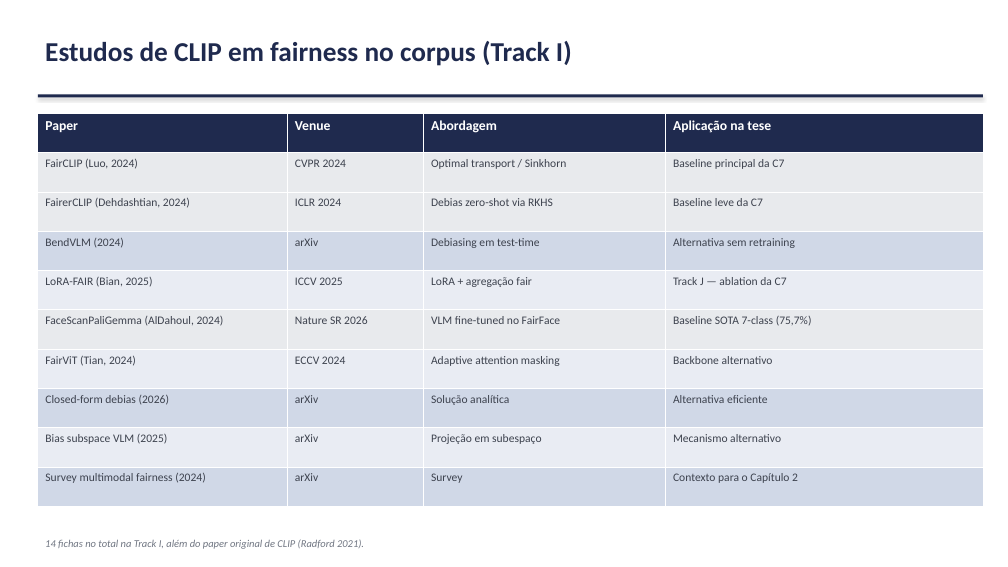
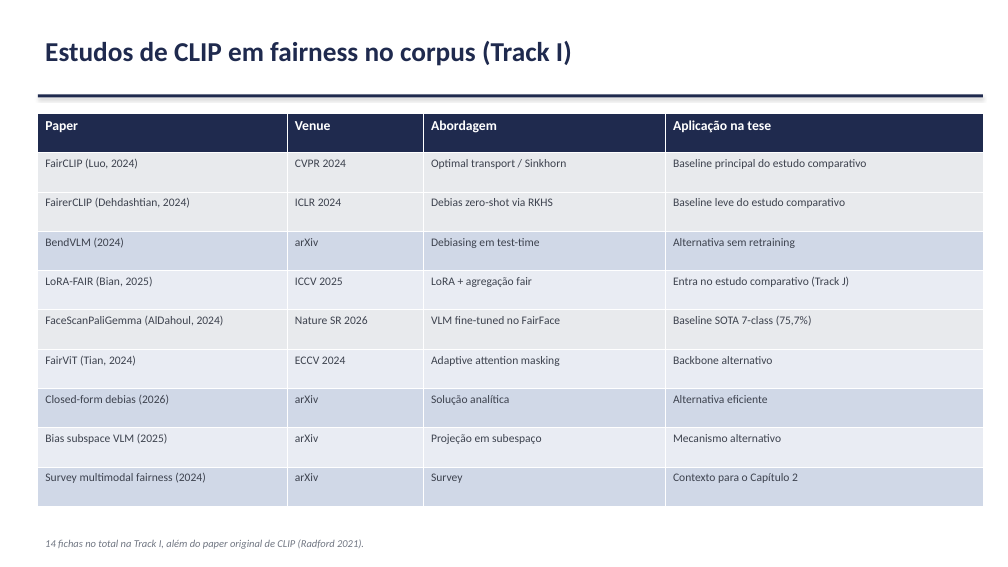
Before and after one commit to marcellozzetti/Facial-Recognition-Models-Mitigating-Bias, a slide deck: slide 13 of docs/ativo/material_reuniao_orientador_2026-06-15.pptx. Drawn at 1008x567 pixels with LibreOffice and Linux fonts; fonts in the diff are those of the drawing. Boxes give left, top, right and bottom in pixels: in the first picture for what was removed or moved away, otherwise in the second. Text is boxed around its words. In the diff, an @@ line names an element or a change of style, - is before the commit and + after.

```diff
--- a/docs/ativo/material_reuniao_orientador_2026-06-15.pptx
+++ b/docs/ativo/material_reuniao_orientador_2026-06-15.pptx
@@ table at (38, 113, 983, 507) @@
-row 2, column 4: Baseline principal da C7
+row 2, column 4: Baseline principal do estudo comparativo
-row 3, column 4: Baseline leve da C7
+row 3, column 4: Baseline leve do estudo comparativo
-row 5, column 4: Track J — ablation da C7
+row 5, column 4: Entra no estudo comparativo (Track J)
```
Also in this commit, not shown: 6 other slides changed, 1 slide added, 1 slide removed, 1 other file.
